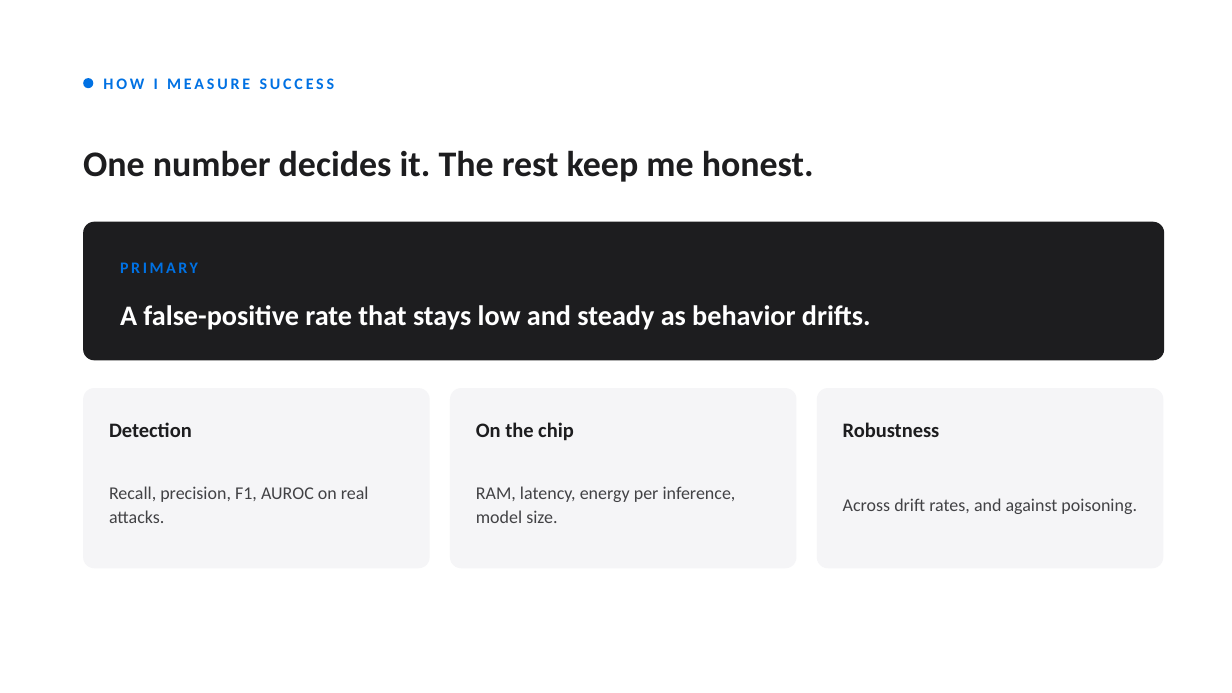
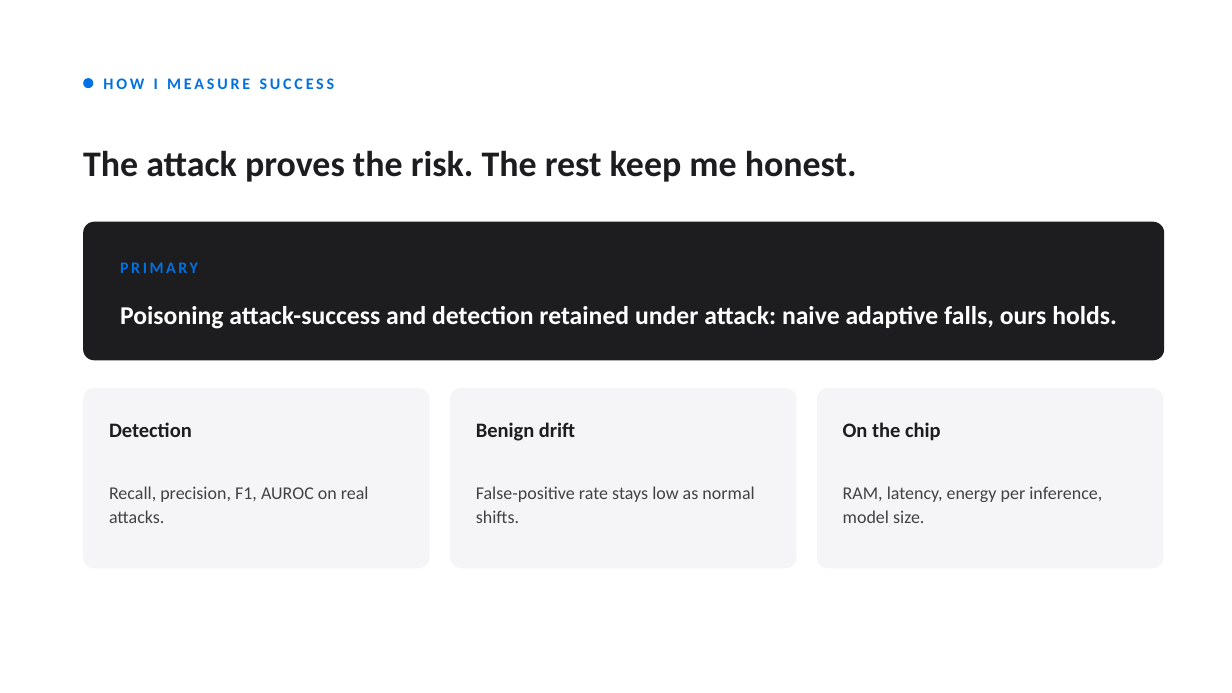
Before and after one commit to IOT-snu/brainstorming, a slide deck: slide 7 of CSD457_First_Presentation.pptx. Drawn at 1232x693 pixels with LibreOffice and Linux fonts; fonts in the diff are those of the drawing. Boxes give left, top, right and bottom in pixels: in the first picture for what was removed or moved away, otherwise in the second. Text is boxed around its words. In the diff, an @@ line names an element or a change of style, - is before the commit and + after.

Commit message:
Evolve topic to Poison-Resilient On-Device Intrusion Detection for Drifting IoT
Reframe around the adversarial angle: an attacker who slowly poisons the
detector's own adaptation (boiling-frog attack), plus a lightweight on-device
defense. Adds the attack, the robust update guard, attack-resilience metrics,
and the Group G-04 authors (Rishit Kamboj and Farhan Naik).

```diff
--- a/CSD457_First_Presentation.pptx
+++ b/CSD457_First_Presentation.pptx
@@ text at (83, 150, 857, 182): text changed @@
-One number decides it. The rest keep me honest.
+The attack proves the risk. The rest keep me honest.
@@ text at (120, 306, 1117, 329): text changed; size 22 to 20 pt @@
-A false-positive rate that stays low and steady as behavior drifts.
+Poisoning attack-success and detection retained under attack: naive adaptive falls, ours holds.
@@ text at (476, 422, 575, 441): text changed @@
-On the chip
+Benign drift
@@ text at (843, 422, 941, 441): text changed @@
-Robustness
+On the chip
@@ text at (476, 486, 754, 523): text changed @@
-RAM, latency, energy per inference, model size.
+False-positive rate stays low as normal shifts.
@@ text at (843, 486, 1102, 523): text changed @@
-Across drift rates, and against poisoning.
+RAM, latency, energy per inference, model size.
```
Also in this commit, not shown: 7 other slides changed, 1 other file.
